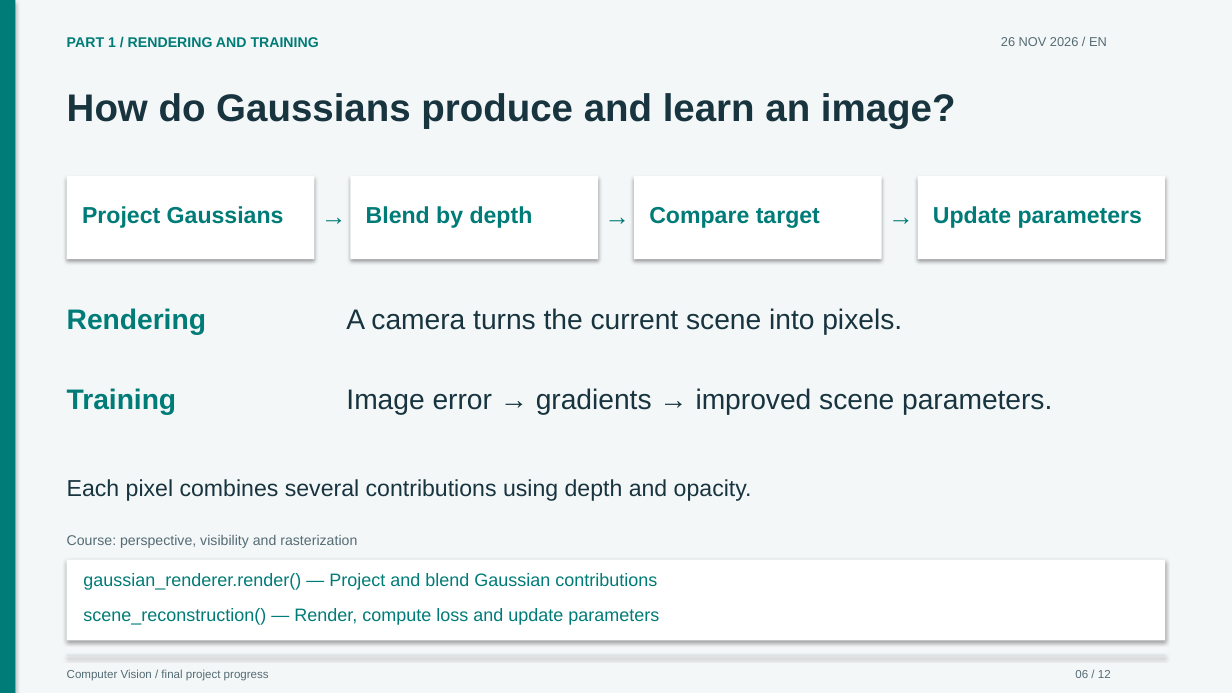
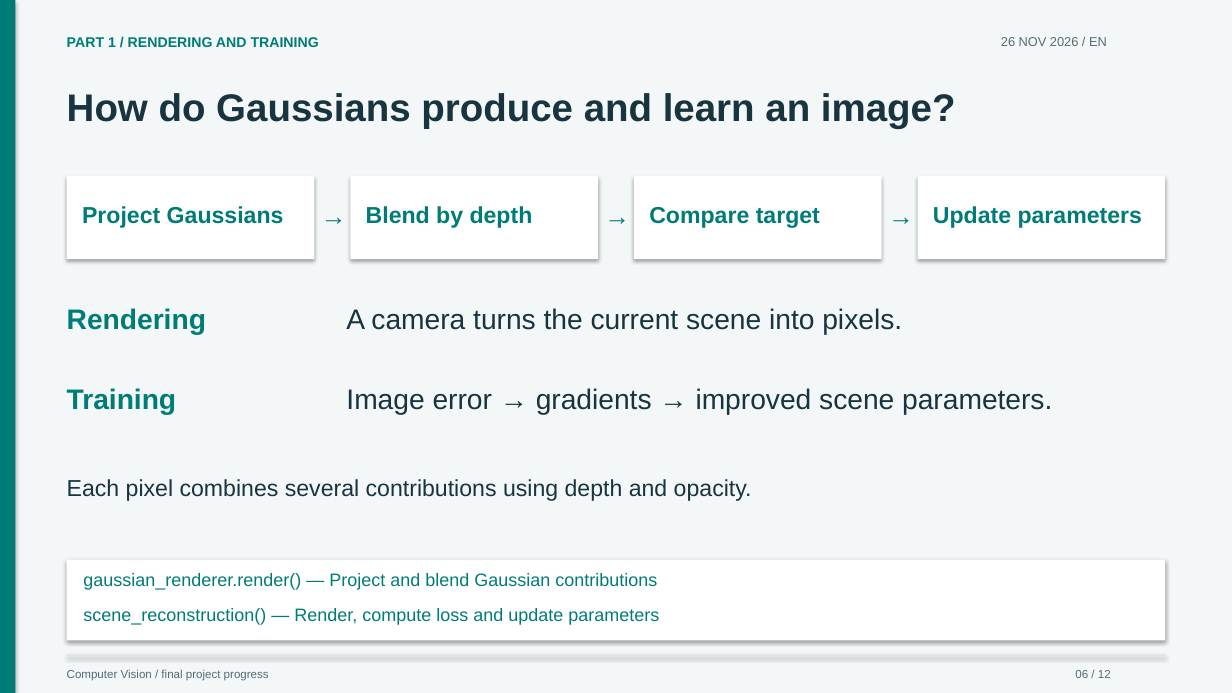
Before and after one commit to craptou/Projet_4D_Gaussian_Splatting, a slide deck: slide 6 of presentations/progress-2026-11-26.en.pptx. Drawn at 1232x693 pixels with LibreOffice and Linux fonts; fonts in the diff are those of the drawing. Boxes give left, top, right and bottom in pixels: in the first picture for what was removed or moved away, otherwise in the second. Text is boxed around its words. In the diff, an @@ line names an element or a change of style, - is before the commit and + after.

Commit message:
Remove reference-course labels from slides and oral script

```diff
--- a/presentations/progress-2026-11-26.en.pptx
+++ b/presentations/progress-2026-11-26.en.pptx
@@ text removed at [67, 535, 357, 548] @@
-Course: perspective, visibility and rasterization
```
Also in this commit, not shown: 5 other slides changed, 6 other files.
